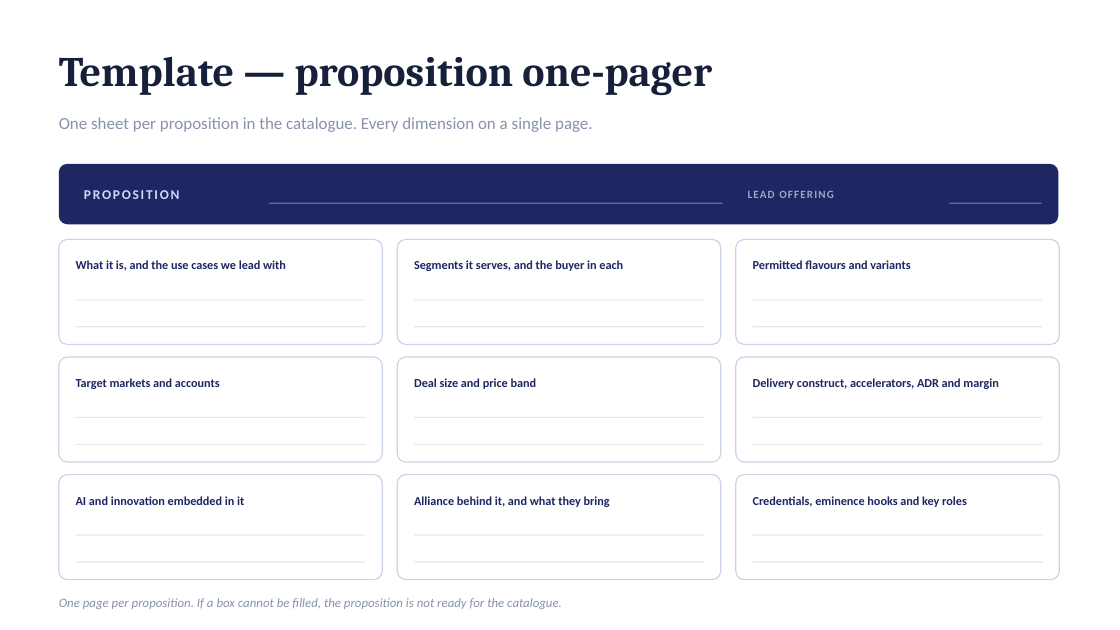
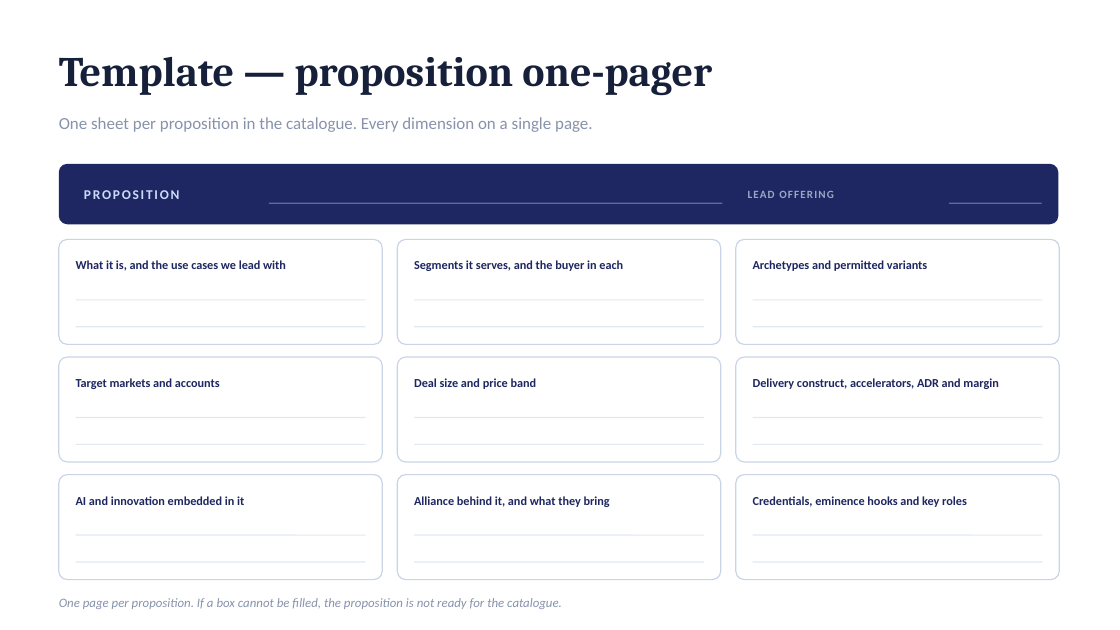
Before and after one commit to dhajjar-cyber/bae, a slide deck: slide 30 of FSI strategy/EAI&D-FSI-Strategy-Development-Plan.pptx. Drawn at 1120x630 pixels with LibreOffice and Linux fonts; fonts in the diff are those of the drawing. Boxes give left, top, right and bottom in pixels: in the first picture for what was removed or moved away, otherwise in the second. Text is boxed around its words. In the diff, an @@ line names an element or a change of style, - is before the commit and + after.

```diff
--- a/FSI strategy/EAI&D-FSI-Strategy-Development-Plan.pptx
+++ b/FSI strategy/EAI&D-FSI-Strategy-Development-Plan.pptx
@@ text at <box>753,260,927,271</box>: text changed @@
-Permitted flavours and variants
+Archetypes and permitted variants
```
Also in this commit, not shown: 5 other slides changed, 2 other files.
